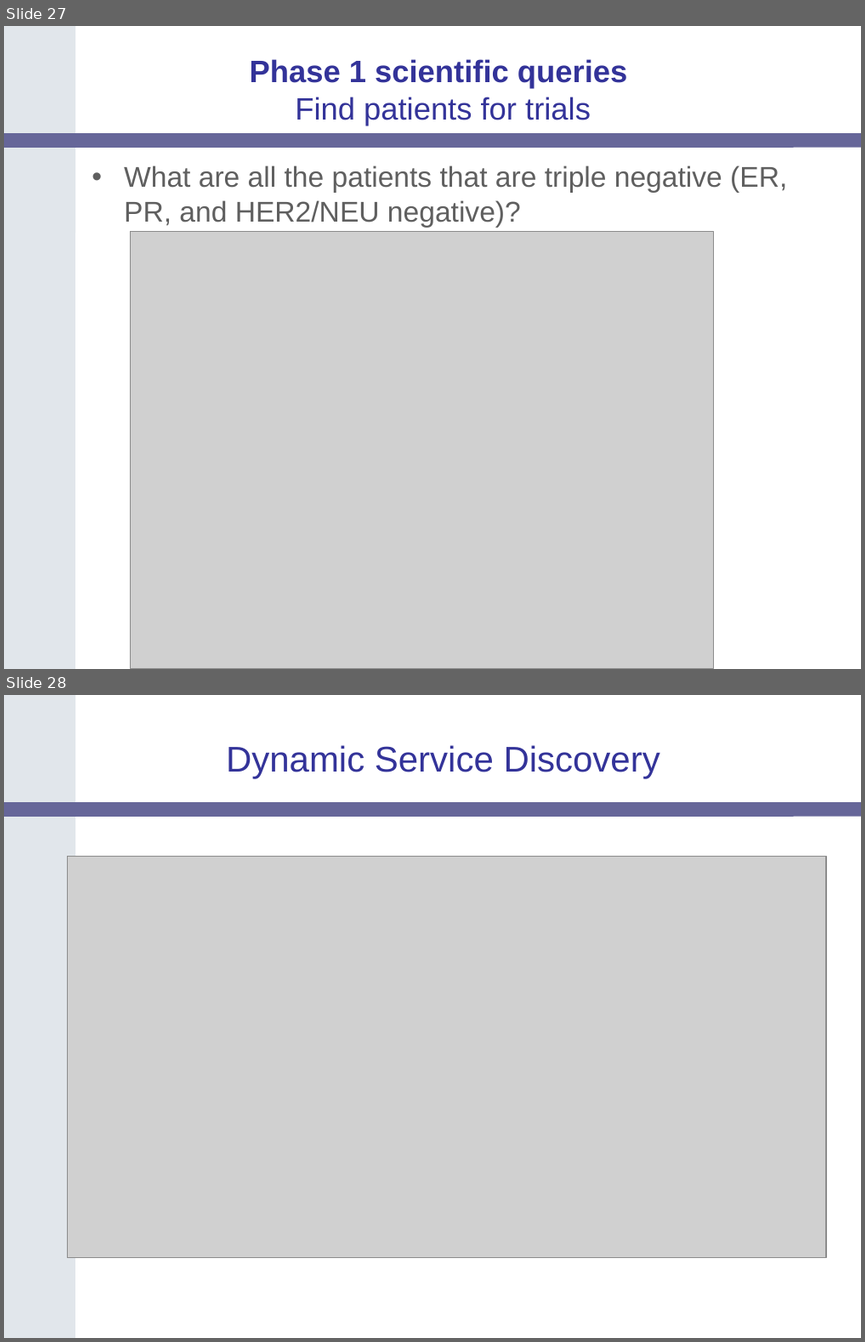
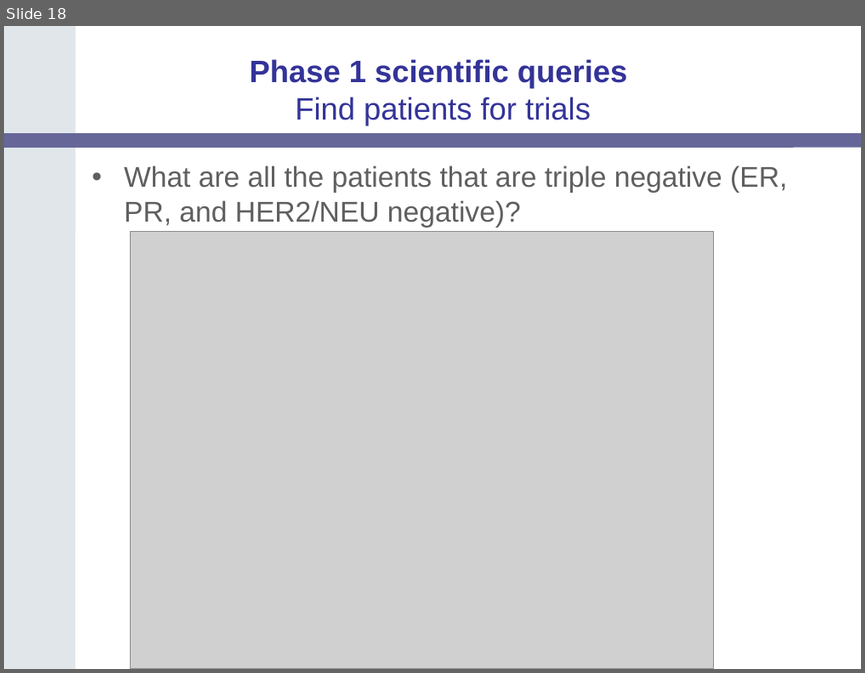
Before and after one commit to NCIP/catrip, a slide deck: catrip/documentation/presentations/ctms_f2f_2006_11_29/catrip_ctms_f2f_2006_11_29.ppt. Shown one above the other, each under a label of ours: slides 27 and 28 before the commit, slide 18 after it. The pictures are 865x1342 and 865x673 pixels, drawn with LibreOffice and Linux fonts; fonts in the diff are those of the drawing; grey boxes stand for pictures; background and template pictures are left out. Boxes give left, top, right and bottom in pixels: in the first picture for what was removed or moved away, otherwise in the second. Text is boxed around its words. In the diff, an @@ line names an element or a change of style, - is before the commit and + after.

```diff
--- a/catrip/documentation/presentations/ctms_f2f_2006_11_29/catrip_ctms_f2f_2006_11_29.ppt
+++ b/catrip/documentation/presentations/ctms_f2f_2006_11_29/catrip_ctms_f2f_2006_11_29.ppt
@@ slide 28 removed at [4,695,861,1338], background #FFFFFF; not listed: 2 template elements that a slide beside it also shows @@
@@ title removed at [226,745,660,779] @@
-Dynamic Service Discovery
@@ picture removed at [68,857,826,1258] @@
@@ what was slide 27 is now slide 18 @@
```
Also in this commit, not shown: 1 slide changed, 4 other slides removed.
